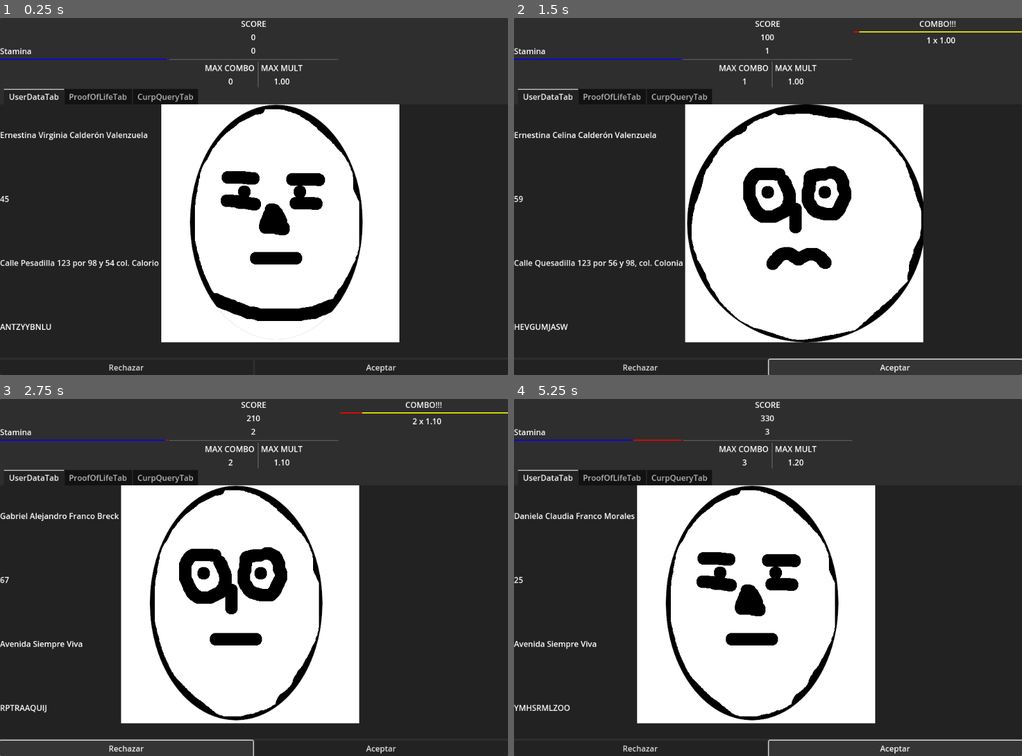
Above: before the commit, frames 1-4 (two rows, left to right).
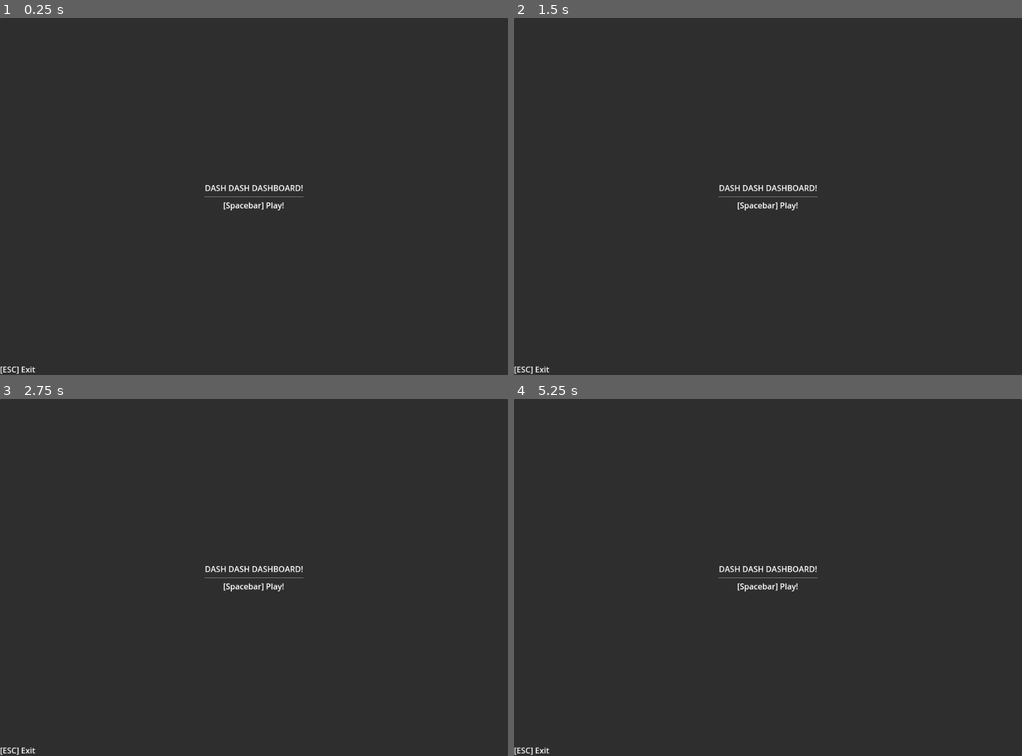
Above: after the commit, the same moments.

Repository: pyramid-seph/dash_dash_dashboard
Game: Godot game, scene res://scenes/Main.tscn
Two runs of this game, one before a commit and one after it. Both use one fixed random seed, a clock stepped at 60 frames per second and the inputs below.
Inputs (mouse positions are in pixels of both pictures, inside the frame that each line leads up to):
- Up to frame 1 (0.25 s): no input
- Up to frame 2 (1.5 s): click (641, 367) at 0.5 s, where only the run before the commit has a clickable "Rechazar"; click (895, 367) at 1.25 s, where only the run before the commit has a clickable "Aceptar"
- Up to frame 3 (2.75 s): click (127, 748) at 2 s, where only the run before the commit has a clickable "Rechazar"
- Up to frame 4 (5.25 s): click (895, 748) at 2.75 s, where only the run before the commit has a clickable "Aceptar"; click (641, 748) at 3.5 s, where only the run before the commit has a clickable "Rechazar"; click (895, 748) at 4.25 s, where only the run before the commit has a clickable "Aceptar"; tap Enter at 5 s

The runs differ from the first frame. In frame 1, 34% of the frame differs, in the area x 0-79%, y 0-100%; in frame 2, 34%, in the area x 0-100%, y 0-100%; in frame 3, 34%; in frame 4, 34%.

Commit message:
Add a bunch of panels

Diff:
--- a/project.godot
+++ b/project.godot
@@ -102,6 +102,21 @@
 "events": [Object(InputEventKey,"resource_local_to_scene":false,"resource_name":"","device":0,"window_id":0,"alt_pressed":false,"shift_pressed":false,"ctrl_pressed":false,"meta_pressed":false,"pressed":false,"keycode":0,"physical_keycode":80,"unicode":0,"echo":false,"script":null)
 ]
 }
+accept={
+"deadzone": 0.5,
+"events": [Object(InputEventKey,"resource_local_to_scene":false,"resource_name":"","device":0,"window_id":0,"alt_pressed":false,"shift_pressed":false,"ctrl_pressed":false,"meta_pressed":false,"pressed":false,"keycode":0,"physical_keycode":32,"unicode":0,"echo":false,"script":null)
+]
+}
+cancel={
+"deadzone": 0.5,
+"events": [Object(InputEventKey,"resource_local_to_scene":false,"resource_name":"","device":0,"window_id":0,"alt_pressed":false,"shift_pressed":false,"ctrl_pressed":false,"meta_pressed":false,"pressed":false,"keycode":0,"physical_keycode":4194305,"unicode":0,"echo":false,"script":null)
+]
+}
+exit={
+"deadzone": 0.5,
+"events": [Object(InputEventKey,"resource_local_to_scene":false,"resource_name":"","device":0,"window_id":0,"alt_pressed":false,"shift_pressed":false,"ctrl_pressed":false,"meta_pressed":false,"pressed":false,"keycode":0,"physical_keycode":4194305,"unicode":0,"echo":false,"script":null)
+]
+}
 
 [rendering]
 
--- a/scenes/GameplayGui.gd
+++ b/scenes/GameplayGui.gd
@@ -13,6 +13,11 @@
 @onready var stamina_bar := %StaminaTimer as StaminaBar
 @onready var request_combo_counter := %RequestComboCounter as ComboBar
 @onready var score_panel := %ScorePanel as ScorePanel
+@onready var title_screen := $TitleScreen
+@onready var quote_panel := $QuotePanel
+@onready var instructions_panel := $IntructionsPanel
+@onready var error_explanation_panel := $ErrorExplanationPanel
+@onready var correct_panel := $CorrectPanel
 
 
 var request_challenge: RequestChallenge:
@@ -30,6 +35,22 @@
 			user_data_tab.populate(value.person_data_source, value.original_person)
 			proof_of_life_tab.populate(value.person_data_source, value.proof_of_life_person)
 			debug.text = "\n".join([str(value.original_person), "accept?: %s" % str(value.should_be_accepted())])
+
+
+func change_title_screen_visibility(value: bool) -> void:
+	title_screen.visible = value
+
+
+func change_quote_visibility(value: bool) -> void:
+	quote_panel.visible = value
+
+
+func change_instructions_visibility(value: bool) -> void:
+	instructions_panel.visible = value
+
+
+func change_correct_panel_visibility(value: bool) -> void:
+	correct_panel.visible = value
 
 
 func update_score(value: int) -> void:
--- a/scenes/GameplayGui.tscn
+++ b/scenes/GameplayGui.tscn
@@ -19,7 +19,41 @@
 grow_vertical = 2
 script = ExtResource("1_6yfmw")
 
+[node name="TitleScreen" type="PanelContainer" parent="."]
+layout_mode = 1
+anchors_preset = 15
+anchor_right = 1.0
+anchor_bottom = 1.0
+grow_horizontal = 2
+grow_vertical = 2
+
+[node name="CenterContainer" type="CenterContainer" parent="TitleScreen"]
+layout_mode = 2
+
+[node name="VBoxContainer" type="VBoxContainer" parent="TitleScreen/CenterContainer"]
+layout_mode = 2
+
+[node name="TitleLabel" type="Label" parent="TitleScreen/CenterContainer/VBoxContainer"]
+layout_mode = 2
+text = "DASH DASH DASHBOARD!"
+horizontal_alignment = 1
+
+[node name="HSeparator" type="HSeparator" parent="TitleScreen/CenterContainer/VBoxContainer"]
+layout_mode = 2
+
+[node name="PlayLabel" type="Label" parent="TitleScreen/CenterContainer/VBoxContainer"]
+layout_mode = 2
+text = "[Spacebar] Play!"
+horizontal_alignment = 1
+
+[node name="ExitLabel" type="Label" parent="TitleScreen"]
+layout_mode = 2
+size_flags_horizontal = 0
+size_flags_vertical = 8
+text = "[ESC] Exit"
+
 [node name="PanelContainer" type="PanelContainer" parent="."]
+visible = false
 layout_mode = 1
 anchors_preset = 15
 anchor_right = 1.0
@@ -231,8 +265,15 @@
 horizontal_alignment = 1
 vertical_alignment = 1
 
+[node name="Exit" type="Label" parent="PausePanel"]
+layout_mode = 2
+size_flags_horizontal = 0
+size_flags_vertical = 8
+text = "[ESC] Title Screen"
+
 [node name="GameOverResults" type="PanelContainer" parent="."]
 process_mode = 3
+visible = false
 layout_mode = 1
 anchors_preset = 15
 anchor_right = 1.0
@@ -272,5 +313,87 @@
 layout_mode = 2
 text = "99999"
 
+[node name="TryAgainLabel" type="Label" parent="GameOverResults"]
+layout_mode = 2
+size_flags_horizontal = 8
+size_flags_vertical = 8
+text = "[SPACEBAR] Try again!"
+
+[node name="ToTitleScreenLabel" type="Label" parent="GameOverResults"]
+layout_mode = 2
+size_flags_horizontal = 0
+size_flags_vertical = 8
+text = "[ESC] Title screen"
+
+[node name="QuotePanel" type="PanelContainer" parent="."]
+visible = false
+layout_mode = 1
+anchors_preset = 15
+anchor_right = 1.0
+anchor_bottom = 1.0
+grow_horizontal = 2
+grow_vertical = 2
+
+[node name="CenterContainer" type="CenterContainer" parent="QuotePanel"]
+layout_mode = 2
+
+[node name="VBoxContainer" type="VBoxContainer" parent="QuotePanel/CenterContainer"]
+layout_mode = 2
+
+[node name="Label" type="Label" parent="QuotePanel/CenterContainer/VBoxContainer"]
+layout_mode = 2
+text = "\"Playing a game is the voluntary attempt to overcome unnecessary obstacles.\""
+
+[node name="Label2" type="Label" parent="QuotePanel/CenterContainer/VBoxContainer"]
+layout_mode = 2
+text = "- Bernard Suits"
+horizontal_alignment = 2
+
+[node name="IntructionsPanel" type="PanelContainer" parent="."]
+visible = false
+layout_mode = 1
+anchors_preset = 15
+anchor_right = 1.0
+anchor_bottom = 1.0
+grow_horizontal = 2
+grow_vertical = 2
+
+[node name="Label" type="Label" parent="IntructionsPanel"]
+layout_mode = 2
+text = "// TODO
+Intructions"
+horizontal_alignment = 1
+
+[node name="ExitLabel" type="Label" parent="IntructionsPanel"]
+layout_mode = 2
+size_flags_horizontal = 8
+size_flags_vertical = 8
+text = "[SPACEBAR] OK"
+
+[node name="ErrorExplanationPanel" type="PanelContainer" parent="."]
+visible = false
+layout_mode = 1
+anchors_preset = 15
+anchor_right = 1.0
+anchor_bottom = 1.0
+grow_horizontal = 2
+grow_vertical = 2
+
+[node name="Label" type="Label" parent="ErrorExplanationPanel"]
+layout_mode = 2
+text = "// TODO
+Explain error"
+horizontal_alignment = 1
+
+[node name="CorrectPanel" type="PanelContainer" parent="."]
+visible = false
+layout_mode = 0
+offset_right = 40.0
+offset_bottom = 40.0
+
+[node name="Label" type="Label" parent="CorrectPanel"]
+layout_mode = 2
+text = "CORRECT!!!"
+
 [connection signal="pressed" from="PanelContainer/VBoxContainer/GridContainer/VBoxContainer/CommitmentButtons/RejectButton" to="." method="_on_reject_button_pressed"]
 [connection signal="pressed" from="PanelContainer/VBoxContainer/GridContainer/VBoxContainer/CommitmentButtons/AcceptButton" to="." method="_on_accept_button_pressed"]
